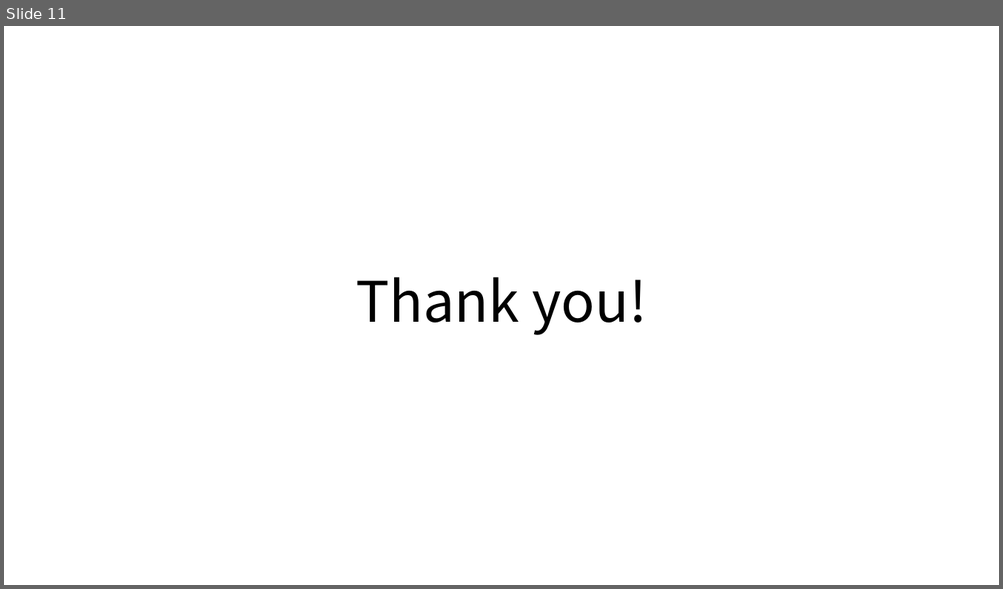
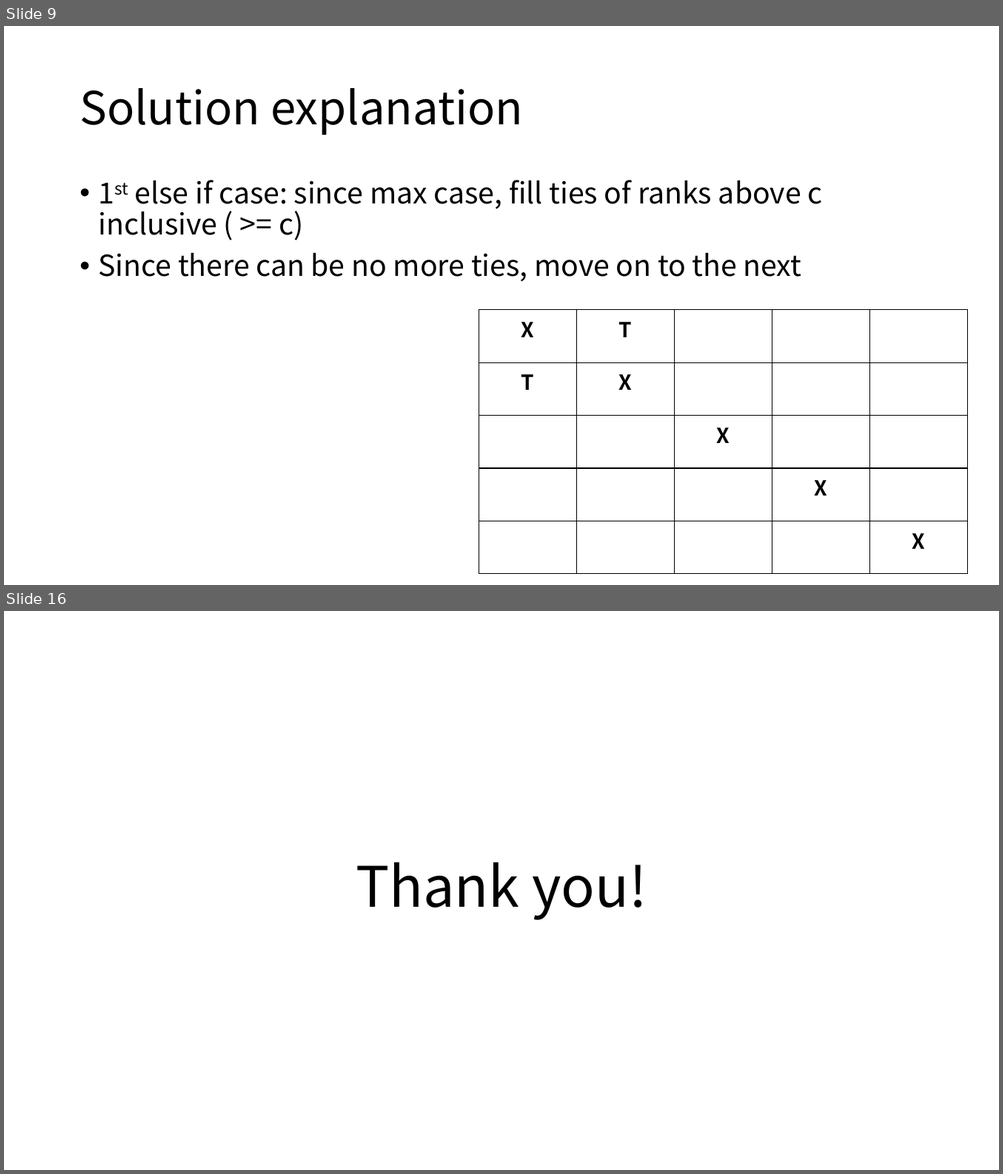
Before and after one commit to gdlee412/Problem-Solving-Techniques, a slide deck: 자료/Report template/Report for exercise or homework.pptx. Shown one above the other, each under a label of ours: slide 11 before the commit, slides 9 and 16 after it; the slides between them are not shown. The pictures are 1003x589 and 1003x1174 pixels, drawn with LibreOffice and Linux fonts; fonts in the diff are those of the drawing. Boxes give left, top, right and bottom in pixels: in the first picture for what was removed or moved away, otherwise in the second. Text is boxed around its words. In the diff, an @@ line names an element or a change of style, - is before the commit and + after.

```diff
--- a/자료/Report template/Report for exercise or homework.pptx
+++ b/자료/Report template/Report for exercise or homework.pptx
@@ slide 9 added at box(4, 26, 999, 585), background #FFFFFF @@
@@ title added at box(79, 88, 523, 135), 44 pt, text #000000 @@
+Solution explanation
@@ text added at box(99, 180, 822, 281), 28 pt, text #000000 @@
+• 1st else if case: since max case, fill ties of ranks above c inclusive ( >= c)
+• Since there can be no more ties, move on to the next
@@ table added at box(478, 310, 967, 574), 5 rows, 5 columns @@
+X | T |  |  | 
+T | X |  |  | 
+ |  | X |  | 
+ |  |  | X | 
+ |  |  |  | X
@@ what was slide 11 is now slide 16 @@
```
Also in this commit, not shown: 5 slides changed, 9 other slides added, 5 slides removed, 1 other file.
